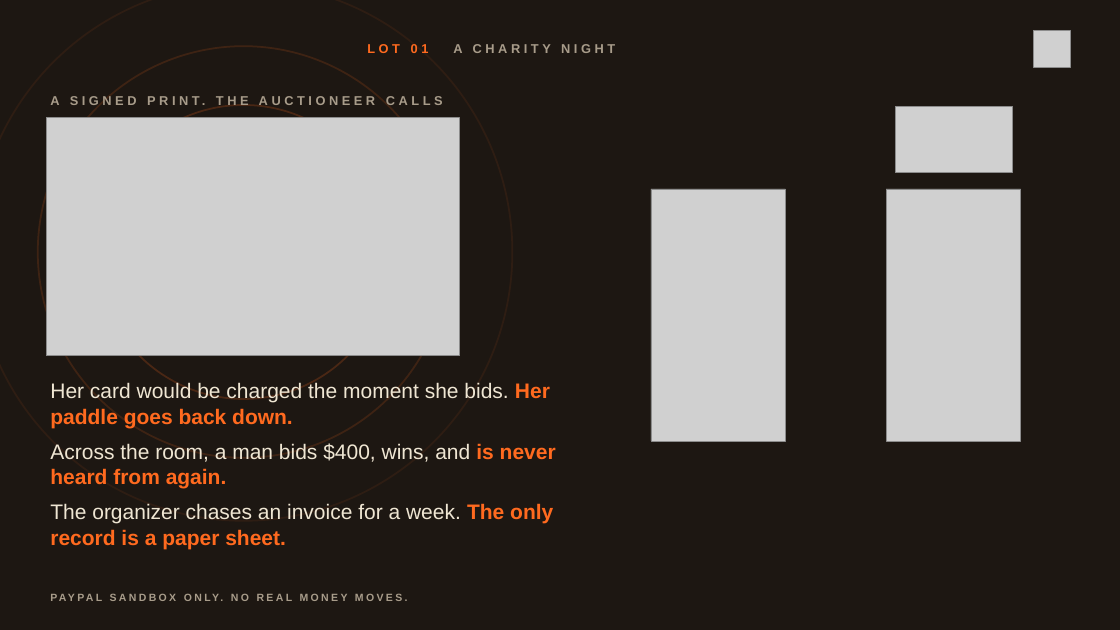
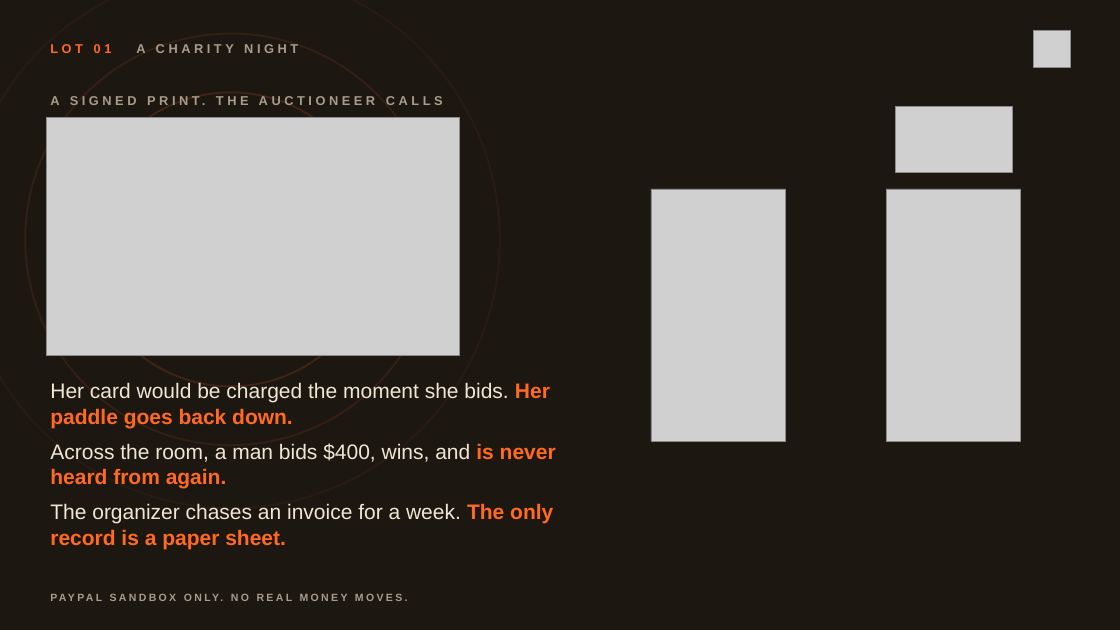
Before and after one commit to harshbhx/gavel-auction, a slide deck: slide 2 of brand/devpost/judges/GAVEL-judge-deck.pptx. Drawn at 1120x630 pixels with LibreOffice and Linux fonts; fonts in the diff are those of the drawing; grey boxes stand for pictures. Boxes give left, top, right and bottom in pixels: in the first picture for what was removed or moved away, otherwise in the second. Text is boxed around its words. In the diff, an @@ line names an element or a change of style, - is before the commit and + after.

```diff
--- a/brand/devpost/judges/GAVEL-judge-deck.pptx
+++ b/brand/devpost/judges/GAVEL-judge-deck.pptx
@@ ellipse: place and size @@
-ellipse at <box>0,0,513,521</box>
+ellipse at <box>0,0,500,508</box>
@@ ellipse: place and size @@
-ellipse at <box>38,46,450,458</box>
+ellipse at <box>25,34,437,445</box>
@@ title "LOT 01 A CHARITY NIGHT" at <box>50,44,298,53</box>: alignment centre to left @@
@@ ellipse: place and size @@
-ellipse at <box>97,105,391,399</box>
+ellipse at <box>84,92,378,386</box>
```
Also in this commit, not shown: 13 other slides changed, 4 other files.
